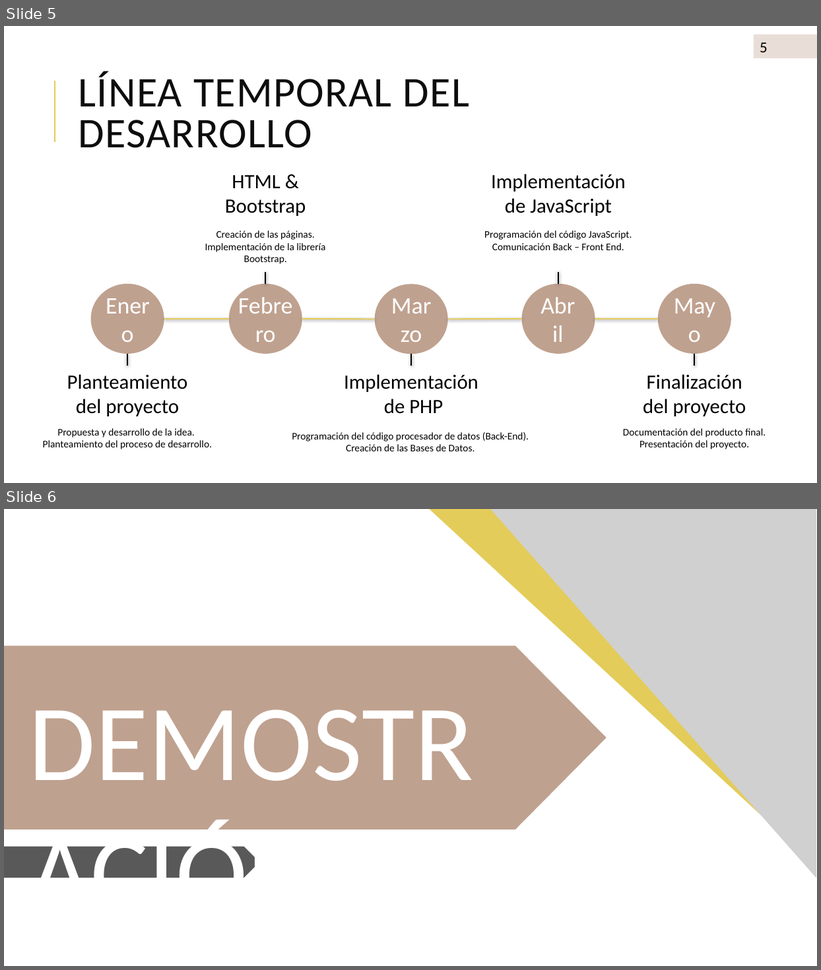
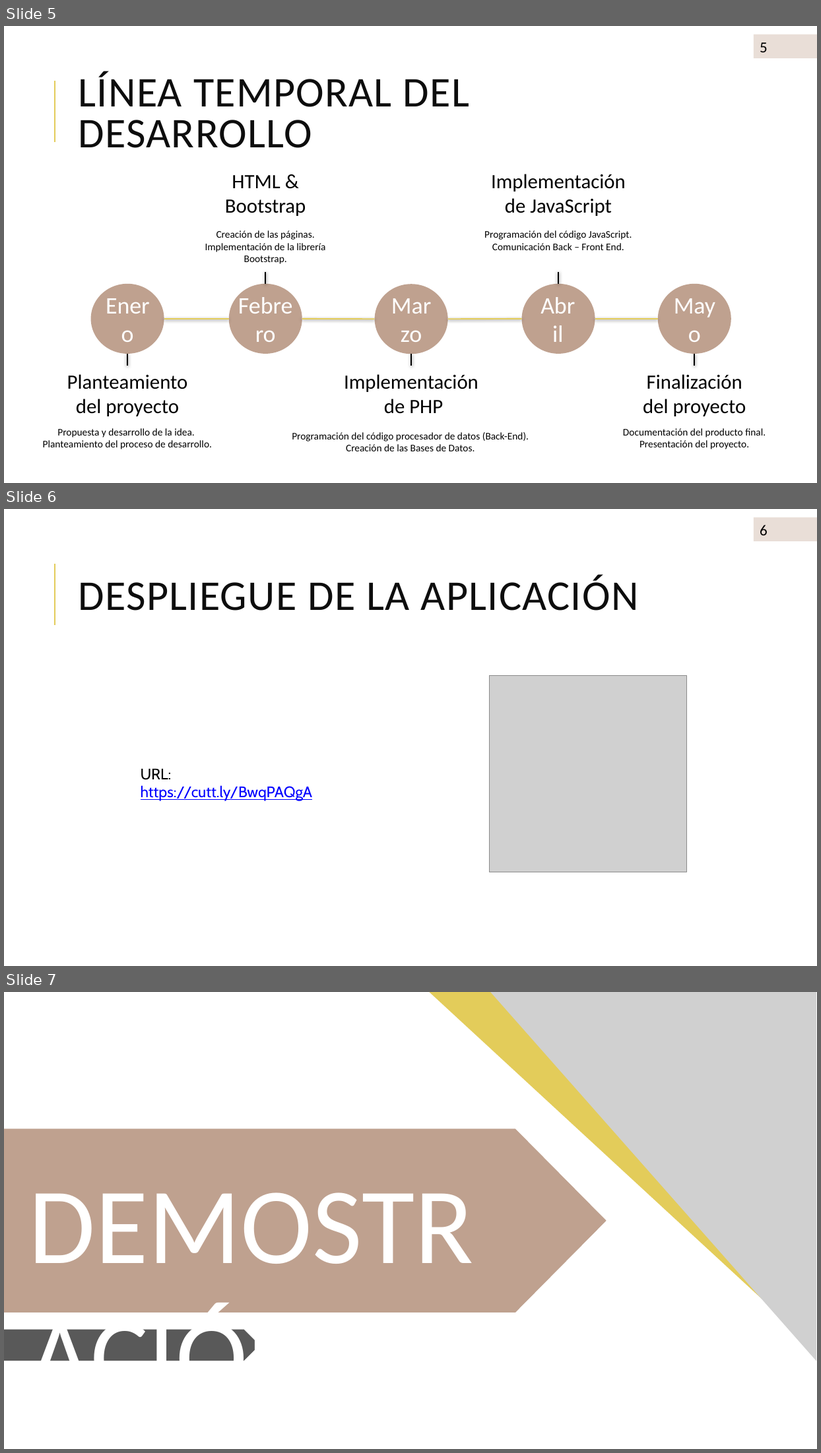
Before and after one commit to xNoelSV/Moustache_Noel, a slide deck: Practicas_PROYECTO/Memoria/UF1-NF5-PP1_Grupo7_Noel.pptx. Shown one above the other, each under a label of ours: slides 5 and 6 before the commit, slides 5, 6 and 7 after it. The pictures are 821x970 and 821x1453 pixels, drawn with LibreOffice and Linux fonts; fonts in the diff are those of the drawing; grey boxes stand for pictures. Boxes give left, top, right and bottom in pixels: in the first picture for what was removed or moved away, otherwise in the second. Text is boxed around its words. In the diff, an @@ line names an element or a change of style, - is before the commit and + after.

```diff
--- a/Practicas_PROYECTO/Memoria/UF1-NF5-PP1_Grupo7_Noel.pptx
+++ b/Practicas_PROYECTO/Memoria/UF1-NF5-PP1_Grupo7_Noel.pptx
@@ slide 6 added at <box>4,509,817,966</box>, background #FFFFFF; not listed: 1 template element that a slide beside it also shows @@
@@ page number added at <box>754,518,817,541</box>, fill #E9DED7, 18 pt, text #000000 @@
+6
@@ title added at <box>79,574,639,611</box>, 50 pt, text #0D0D0D @@
+DESPLIEGUE DE LA APLICACIÓN
@@ picture added at <box>490,675,687,873</box> @@
@@ text added at <box>141,769,313,801</box>, 18 pt, text #0000FF, underline @@
+URL: https://cutt.ly/BwqPAQgA
@@ what was slide 6 is now slide 7 @@
```
Also in this commit, not shown: 3 slides changed, 3 other files.
